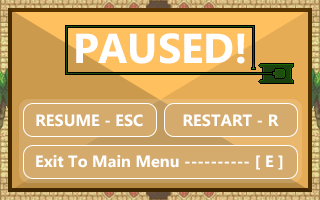
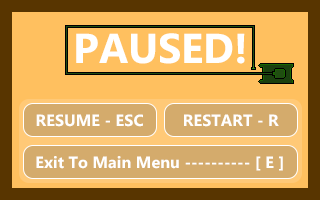
Before/after of a 320 x 200 layered artwork. What changed in the layer stack:
painted on "RESUME - ESC" over 36, 114, 143, 127
painted on "Exit To Main Menu ---------- [ E ]" over 36, 155, 283, 171
painted on "PAUSED!" over 98, 33, 156, 64
painted on "RESTART - R" over 183, 114, 279, 127
moved "Layer 3" above "Layer 10" over 8, 8, 312, 192
removed layer "Layer 2" over 0, 0, 320, 200
renamed "Layer 5" to "Layer 10", opacity 20% → 100%, painted on it over 0, 0, 320, 200
removed layer "Layer 4" (was 10%) over 1, 3, 320, 200
